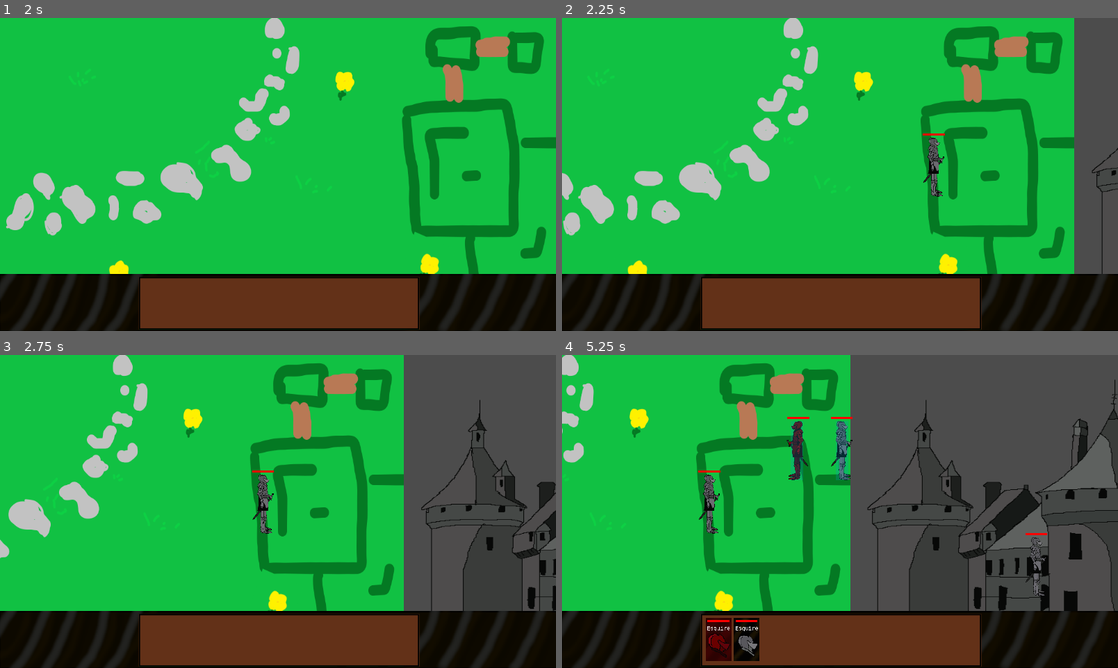
Above: before the commit, frames 1-4 (two rows, left to right).
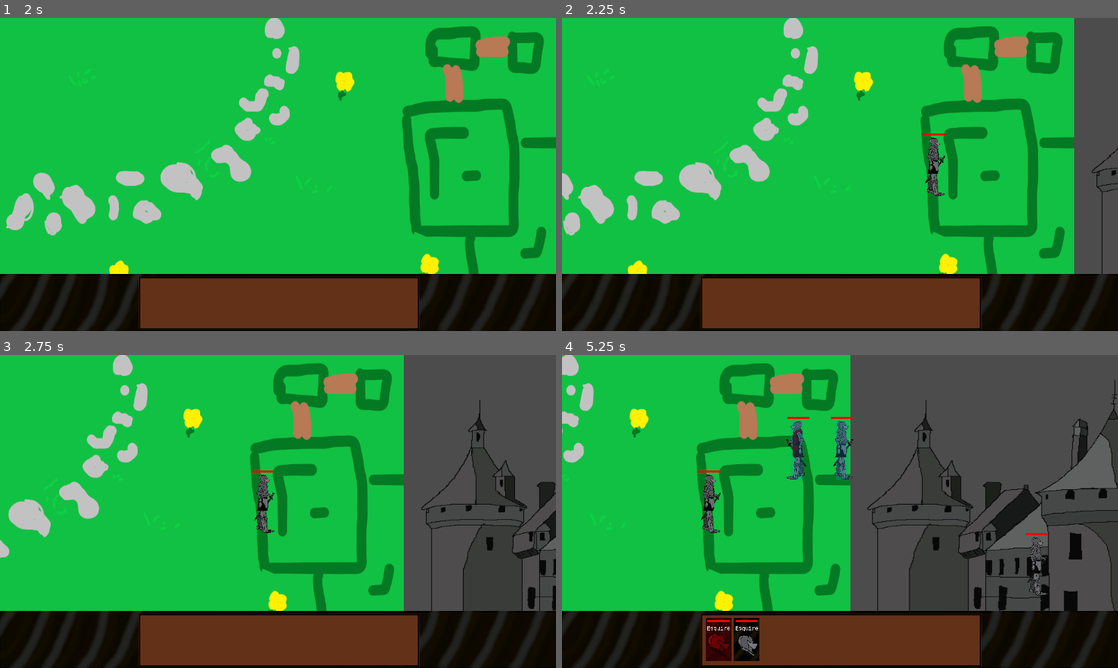
Above: after the commit, the same moments.

Repository: An0n3m0us/RSS-Godot
Game: Godot game, scene res://src/game/IntroScreen.tscn
Same seed, same stepped clock (60 frames per second), same inputs: the game is played once before the commit and once after it.
Inputs (mouse positions are in pixels of both pictures, inside the frame that each line leads up to):
- Up to frame 1 (2 s): click (88, 115) at 0.5 s; click (88, 115) at 1.25 s
- Up to frame 2 (2.25 s): tap Enter at 2 s; move the mouse to (962, 158) at 2.02 s; hold Right from 2.03 s (still down); tap 1 at 2.1 s; click (962, 158) at 2.17 s
- Up to frame 3 (2.75 s): keep holding Right
- Up to frame 4 (5.25 s): release Right at 2.75 s; drag from (728, 527) to (823, 495) at 2.77 s; move the mouse to (895, 442) at 3.52 s; hold Right 3.53-4.25 s; tap 2 at 3.6 s; tap 1 at 3.8, 5.1 s; drag from (812, 574) to (756, 442) at 4.27 s; move the mouse to (1006, 558) at 5.02 s; hold Left from 5.03 s (still down)

Frame 1 is identical in both runs. In frame 2, 0.2% of the frame differs, in the area x 64-69%, y 38-58%; in frame 3, 0.2%; in frame 4, 0.8%, in the area x 24-88%, y 21-78%.

Commit message:
Complete walk cycle

Diff:
--- a/src/actors/Esquire.tscn
+++ b/src/actors/Esquire.tscn
@@ -13,7 +13,7 @@
 loop = true
 step = 0.05
 tracks/0/type = "value"
-tracks/0/path = NodePath("Pivot/Arm_Left:rotation_degrees")
+tracks/0/path = NodePath("Pivot/Body/Arm_Left:rotation_degrees")
 tracks/0/interp = 2
 tracks/0/loop_wrap = true
 tracks/0/imported = false
@@ -25,7 +25,7 @@
 "values": [ 0.0, 5.0, 0.0, -5.0, 0.0 ]
 }
 tracks/1/type = "value"
-tracks/1/path = NodePath("Pivot/Leg_Right:rotation_degrees")
+tracks/1/path = NodePath("Pivot/Body/Leg_Right:rotation_degrees")
 tracks/1/interp = 1
 tracks/1/loop_wrap = true
 tracks/1/imported = false
@@ -37,7 +37,7 @@
 "values": [ 0.0, 15.0, 0.0, -10.0, 0.0 ]
 }
 tracks/2/type = "value"
-tracks/2/path = NodePath("Pivot/Leg_Left:rotation_degrees")
+tracks/2/path = NodePath("Pivot/Body/Leg_Left:rotation_degrees")
 tracks/2/interp = 1
 tracks/2/loop_wrap = true
 tracks/2/imported = false
@@ -49,7 +49,7 @@
 "values": [ 0.0, -10.0, 0.0, 10.0, 0.0 ]
 }
 tracks/3/type = "value"
-tracks/3/path = NodePath("Pivot/Arm_Right:rotation_degrees")
+tracks/3/path = NodePath("Pivot/Body/Arm_Right:rotation_degrees")
 tracks/3/interp = 1
 tracks/3/loop_wrap = true
 tracks/3/imported = false
@@ -59,6 +59,18 @@
 "transitions": PoolRealArray( 1, 1, 1, 1, 1 ),
 "update": 0,
 "values": [ 0.0, -5.0, 0.0, 5.0, 0.0 ]
+}
+tracks/4/type = "value"
+tracks/4/path = NodePath("Pivot/Body:rotation_degrees")
+tracks/4/interp = 1
+tracks/4/loop_wrap = true
+tracks/4/imported = false
+tracks/4/enabled = true
+tracks/4/keys = {
+"times": PoolRealArray( 0, 0.25, 0.5, 0.75 ),
+"transitions": PoolRealArray( 1, 1, 1, 1 ),
+"update": 0,
+"values": [ 0.0, -2.0, 0.0, 2.0 ]
 }
 
 [sub_resource type="RectangleShape2D" id=2]
@@ -78,37 +90,38 @@
 
 [node name="Pivot" type="Position2D" parent="."]
 
-[node name="Arm_Left" type="Sprite" parent="Pivot"]
-position = Vector2( -3.888, -20.609 )
+[node name="Body" type="Sprite" parent="Pivot"]
+rotation = 0.0342369
 scale = Vector2( 0.5, 0.5 )
+texture = ExtResource( 1 )
+
+[node name="Arm_Left" type="Sprite" parent="Pivot/Body"]
+show_behind_parent = true
+position = Vector2( -7.776, -41.218 )
+rotation = -0.0872028
 texture = ExtResource( 5 )
 offset = Vector2( 13, 68 )
 
-[node name="Body" type="Sprite" parent="Pivot"]
-scale = Vector2( 0.5, 0.5 )
-texture = ExtResource( 1 )
-
-[node name="Head" type="Sprite" parent="Pivot"]
-position = Vector2( 3.046, -28.865 )
-scale = Vector2( 0.5, 0.5 )
+[node name="Head" type="Sprite" parent="Pivot/Body"]
+position = Vector2( 6.092, -57.73 )
 texture = ExtResource( 4 )
 offset = Vector2( 0, -14 )
 
-[node name="Leg_Left" type="Sprite" parent="Pivot"]
-position = Vector2( 1.786, 32.632 )
-scale = Vector2( 0.5, 0.5 )
+[node name="Leg_Left" type="Sprite" parent="Pivot/Body"]
+position = Vector2( 3.572, 65.264 )
+rotation = 0.171185
 texture = ExtResource( 6 )
 offset = Vector2( 12, 46 )
 
-[node name="Leg_Right" type="Sprite" parent="Pivot"]
-position = Vector2( 2.098, 35.322 )
-scale = Vector2( 0.5, 0.5 )
+[node name="Leg_Right" type="Sprite" parent="Pivot/Body"]
+position = Vector2( 4.196, 70.644 )
+rotation = -0.171185
 texture = ExtResource( 2 )
 offset = Vector2( 11, 48 )
 
-[node name="Arm_Right" type="Sprite" parent="Pivot"]
-position = Vector2( -2.191, -20.074 )
-scale = Vector2( 0.5, 0.5 )
+[node name="Arm_Right" type="Sprite" parent="Pivot/Body"]
+position = Vector2( -4.382, -40.148 )
+rotation = 0.0855923
 texture = ExtResource( 3 )
 offset = Vector2( -5, 43 )
 
@@ -126,9 +139,11 @@
 [node name="Area2D" type="Area2D" parent="Pivot"]
 
 [node name="CollisionShape2D" type="CollisionShape2D" parent="Pivot/Area2D"]
+visible = false
 shape = SubResource( 2 )
 
 [node name="Collision" type="CollisionShape2D" parent="."]
+visible = false
 shape = SubResource( 3 )
 [connection signal="body_entered" from="Pivot/Area2D" to="." method="_on_Area2D_body_entered"]
 [connection signal="body_exited" from="Pivot/Area2D" to="." method="_on_Area2D_body_exited"]
